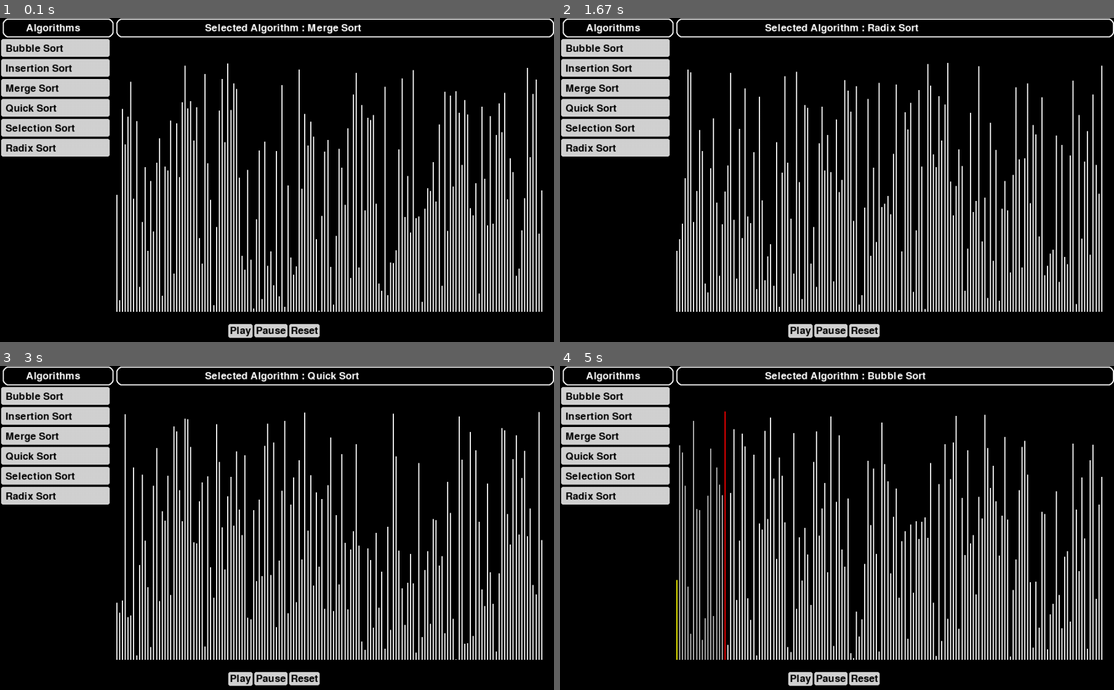
Above: before the commit, frames 1-4 (two rows, left to right).
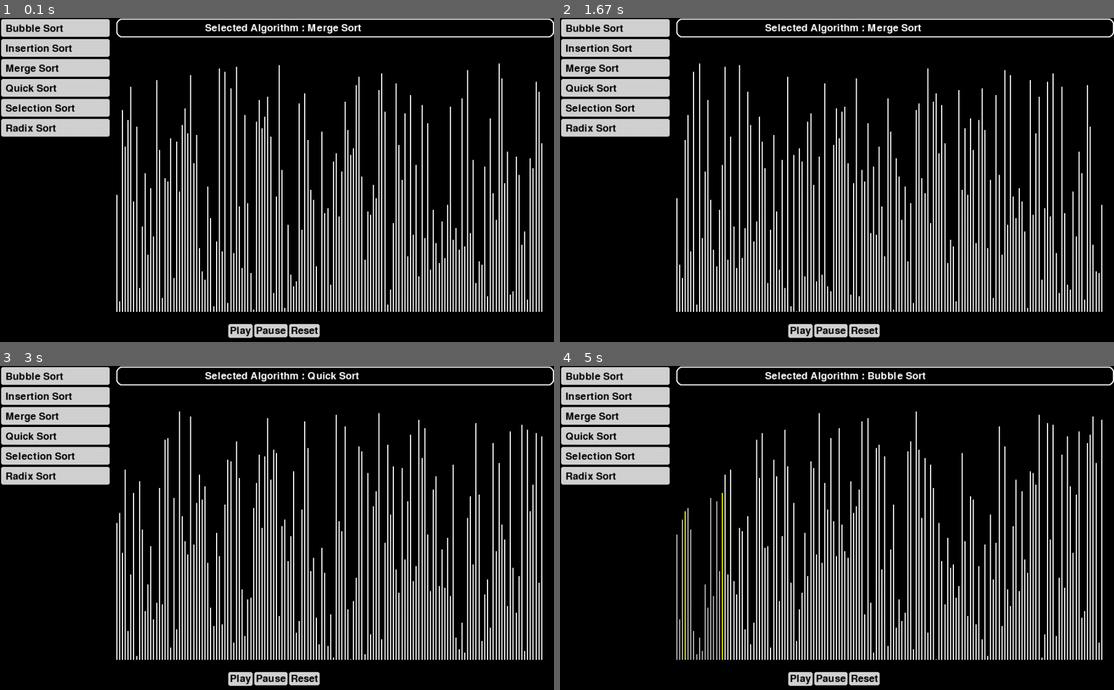
Above: after the commit, the same moments.

Repository: Colilhasnel/AlgorithmVisualizer_pygame
Game: pygame game, started from Visualizer.py
Same seed, same stepped clock (60 frames per second), same inputs: the game is played once before the commit and once after it.
Inputs (mouse positions are in pixels of both pictures, inside the frame that each line leads up to):
- Up to frame 1 (0.1 s): no input
- Up to frame 2 (1.67 s): click "Play" at 0.38 s; click (632, 150) at 0.72 s; click "Reset" at 1.05 s
- Up to frame 3 (3 s): click "Play" at 1.95 s; click "Selection Sort" at 2.28 s; click "Quick Sort" at 2.62 s
- Up to frame 4 (5 s): click "Play" at 3.52 s; click "Selection Sort" at 3.85 s; click "Play" at 4.18 s; click "Bubble Sort" at 4.52 s; click "Play" at 4.85 s

The runs differ from the first frame. In frame 1, 11% of the frame differs, in the area x 0-98%, y 0-91%; in frame 2, 14%; in frame 3, 13%; in frame 4, 16%.

Commit message:
Added different data structure for colors

Diff:
--- a/Visualizer.py
+++ b/Visualizer.py
@@ -8,6 +8,7 @@
 MARGIN_TOP = 20
 MARGIN_LEFT = 210
 MARGIN_RIGHT = 20
+
 
 class global_information:
     fps = 120
@@ -28,13 +29,15 @@
         self.generate_list()
 
     def generate_list(self):
-        self.data_array = random.sample(range(1, 450), self.data_size)
+        step = 450//self.data_size
+        self.data_array = random.sample(range(1, 450, step), self.data_size)
         self.max_height = max(self.data_array)
         self.bar_width = (self.window_width - MARGIN_LEFT - MARGIN_RIGHT) / \
             (2*len(self.data_array)-1)
         self.bar_gap = self.bar_width
-        for i, num in enumerate(self.data_array):
-            self.data_array[i] = [num, 'white']
+        self.colors = []
+        for i in range(0,self.data_size):
+            self.colors.append('white')
         self.sorted = False
 
     def draw_data(self, j=None):
@@ -42,9 +45,9 @@
             for index, element in enumerate(self.data_array):
                 x = MARGIN_LEFT + index * \
                     (self.bar_width + self.bar_gap)
-                y = self.window_height - MARGIN_TOP - element[0]
-                rect = pygame.Rect(x, y, self.bar_width, element[0])
-                pygame.draw.rect(self.window, element[1], rect)
+                y = self.window_height - MARGIN_TOP - element
+                rect = pygame.Rect(x, y, self.bar_width, element)
+                pygame.draw.rect(self.window, self.colors[index], rect)
         else:
             index = j
             element = self.data_array[j]
@@ -53,9 +56,9 @@
             # y = self.window_height - self.margins - 450
             # rect = pygame.Rect(x,y,self.bar_width, 450)
             # pygame.draw.rect(self.window, 'black', rect)
-            y = self.window_height - MARGIN_TOP - element[0]
-            rect = pygame.Rect(x, y, self.bar_width, element[0])
-            pygame.draw.rect(self.window, element[1], rect)
+            y = self.window_height - MARGIN_TOP - element
+            rect = pygame.Rect(x, y, self.bar_width, element)
+            pygame.draw.rect(self.window, self.colors[index], rect)
         pygame.display.update()
 
     def random_gen(self, x, y):
@@ -81,11 +84,6 @@
 def static_screen(global_info):
     menu_button = buttons_class.Button(global_info, 0, 1, "", False, True)
     menu_button.button_rect = pygame.Rect(0, 1, 130, 34)
-
-    pygame.draw.rect(global_info.window, 'white', pygame.Rect(5, 1, 200, 34), 2, 10)
-
-    text_1 = global_info.font1.render("Algorithms", True, 'white')
-    global_info.window.blit(text_1, (47, 9))
 
     pygame.draw.rect(global_info.window, 'white',
                      pygame.Rect(MARGIN_LEFT, 1, global_info.window_width - MARGIN_LEFT, 34), 2, 10)
@@ -115,17 +113,17 @@
     algorithm_buttons = {}
 
     algorithm_buttons["Bubble Sort"] = select_algorithm_button(
-        global_info, 1, "Bubble Sort", display_algorithms.bubble_sort)
+        global_info, 0, "Bubble Sort", display_algorithms.bubble_sort)
     algorithm_buttons["Insertion Sort"] = select_algorithm_button(
-        global_info, 2, "Insertion Sort", display_algorithms.insertion_sort)
+        global_info, 1, "Insertion Sort", display_algorithms.insertion_sort)
     algorithm_buttons["Merge Sort"] = select_algorithm_button(
-        global_info, 3, "Merge Sort", display_algorithms.merge_sort)
+        global_info, 2, "Merge Sort", display_algorithms.merge_sort)
     algorithm_buttons["Quick Sort"] = select_algorithm_button(
-        global_info, 4, "Quick Sort", display_algorithms.quick_sort)
+        global_info, 3, "Quick Sort", display_algorithms.quick_sort)
     algorithm_buttons["Selection Sort"] = select_algorithm_button(
-        global_info, 5, "Selection Sort", display_algorithms.selection_sort)
+        global_info, 4, "Selection Sort", display_algorithms.selection_sort)
     algorithm_buttons["Radix Sort"] = select_algorithm_button(
-        global_info, 6, "Radix Sort", display_algorithms.radix_sort)
+        global_info, 5, "Radix Sort", display_algorithms.radix_sort)
 
     for key, value in algorithm_buttons.items():
         if value.check_click():
--- a/display_algorithms.py
+++ b/display_algorithms.py
@@ -1,44 +1,45 @@
 def swap(global_info, x, y):
     global_info.data_array[x], global_info.data_array[y] = global_info.data_array[y], global_info.data_array[x]
+    global_info.colors[x], global_info.colors[y] = global_info.colors[y], global_info.colors[x]
 
 
 def bubble_sort(global_info):
     n = global_info.data_size
     for i in range(0, n-1):
         for j in range(0, n-i-1):
-            global_info.data_array[j][1] = 'red'
+            global_info.colors[j] = 'red'
             # global_info.draw_data(j)
-            if (global_info.data_array[j][0] > global_info.data_array[j+1][0]):
+            if (global_info.data_array[j] > global_info.data_array[j+1]):
                 swap(global_info, j, j+1)
-                global_info.data_array[j][1] = 'grey'
+                global_info.colors[j] = 'grey'
             else:
-                global_info.data_array[j][1] = 'yellow'
+                global_info.colors[j] = 'yellow'
             yield True
         for j in range(0, n-i-1):
-            global_info.data_array[j][1] = 'white'
-        global_info.data_array[n-i-1][1] = 'green'
-    global_info.data_array[0][1] = 'green'
+            global_info.colors[j] = 'white'
+        global_info.colors[n-i-1] = 'green'
+    global_info.colors[0] = 'green'
     global_info.sorted = True
     yield True
 
 
 def insertion_sort(global_info):
     n = global_info.data_size
-    global_info.data_array[0][1] = 'grey'
+    global_info.colors[0] = 'grey'
     for i in range(1, n):
-        global_info.data_array[i][1] = 'red'
+        global_info.colors[i] = 'red'
         curr = global_info.data_array[i]
         j = i-1
-        while ((global_info.data_array[j][0] > curr[0]) & (j >= 0)):
+        while ((global_info.data_array[j] > curr) & (j >= 0)):
             global_info.data_array[j+1] = global_info.data_array[j]
             global_info.data_array[j] = curr
             # global_info.draw_data(j)
             # global_info.draw_data(j+1)
             j = j-1
             yield True
-        global_info.data_array[j+1][1] = 'grey'
+        global_info.colors[j+1] = 'grey'
     for i in range(0, n):
-        global_info.data_array[i][1] = 'green'
+        global_info.colors[i] = 'green'
         yield True
     global_info.sorted = True
     yield True
@@ -47,21 +48,21 @@
 def quick_sort(global_info):
 
     def partition(l, r):
-        global_info.data_array[r][1] = 'red'
-        pivot = global_info.data_array[r][0]
+        global_info.colors[r] = 'red'
+        pivot = global_info.data_array[r]
         i = l - 1
         for j in range(l, r):
-            if global_info.data_array[j][0] < pivot:
+            if global_info.data_array[j] < pivot:
                 i = i + 1
-                global_info.data_array[j][1] = 'cyan'
+                global_info.colors[j] = 'cyan'
                 swap(global_info, i, j)
             else:
-                global_info.data_array[j][1] = 'yellow'
+                global_info.colors[j] = 'yellow'
             yield False
         yield True
         for j in range(l, r):
-            global_info.data_array[j][1] = 'white'
-        global_info.data_array[r][1] = 'green'
+            global_info.colors[j] = 'white'
+        global_info.colors[r] = 'green'
         swap(global_info, i+1, r)
         yield i+1
 
@@ -84,7 +85,7 @@
         yield True
 
     for i in range(0, global_info.data_size):
-        global_info.data_array[i][1] = 'green'
+        global_info.colors[i] = 'green'
         yield True
 
     global_info.sorted = True
@@ -100,11 +101,11 @@
         arr2 = []
         for i in range(0, n1):
             arr1.append(global_info.data_array[l + i])
-            global_info.data_array[l+i][1] = 'yellow'
+            global_info.colors[l+i] = 'yellow'
             yield False
         for i in range(0, n2):
             arr2.append(global_info.data_array[mid + i + 1])
-            global_info.data_array[mid + i + 1][1] = 'cyan'
+            global_info.colors[mid + i + 1] = 'cyan'
             yield False
 
         p1 = 0
@@ -112,29 +113,29 @@
         p = l
 
         while (p1 < n1 and p2 < n2):
-            if (arr1[p1][0] < arr2[p2][0]):
+            if (arr1[p1] < arr2[p2]):
                 global_info.data_array[p] = arr1[p1]
-                global_info.data_array[p][1] = 'grey'
+                global_info.colors[p] = 'grey'
                 yield False
                 p = p+1
                 p1 = p1+1
             else:
                 global_info.data_array[p] = arr2[p2]
-                global_info.data_array[p][1] = 'grey'
+                global_info.colors[p] = 'grey'
                 yield False
                 p = p+1
                 p2 = p2+1
 
         while (p1 < n1):
             global_info.data_array[p] = arr1[p1]
-            global_info.data_array[p][1] = 'grey'
+            global_info.colors[p]= 'grey'
             yield False
             p = p + 1
             p1 = p1+1
 
         while (p2 < n2):
             global_info.data_array[p] = arr2[p2]
-            global_info.data_array[p][1] = 'grey'
+            global_info.colors[p] = 'grey'
             yield False
             p = p+1
             p2 = p2+1
@@ -163,7 +164,7 @@
         yield True
 
     for i in range(0, global_info.data_size):
-        global_info.data_array[i][1] = 'green'
+        global_info.colors[i] = 'green'
         yield True
 
     global_info.sorted = True
@@ -173,17 +174,17 @@
 def selection_sort(global_info):
     for i in range(global_info.data_size):
         for j in range(i+1, global_info.data_size):
-            global_info.data_array[j][1] = 'white'
-        global_info.data_array[i][1] = 'yellow'
+            global_info.colors[j] = 'white'
+        global_info.colors[i] = 'yellow'
         min_idx = i
         for j in range(i+1, global_info.data_size):
-            if (global_info.data_array[min_idx][0] > global_info.data_array[j][0]):
+            if (global_info.data_array[min_idx] > global_info.data_array[j]):
                 min_idx = j
-                global_info.data_array[min_idx][1] = 'red'
-            yield True
-            global_info.data_array[j][1] = 'grey'
-        global_info.data_array[i][1] = 'grey'
-        global_info.data_array[min_idx][1] = 'green'
+                global_info.colors[min_idx] = 'red'
+            yield True
+            global_info.colors[j] = 'grey'
+        global_info.colors[i] = 'grey'
+        global_info.colors[min_idx] = 'green'
         swap(global_info, i, min_idx)
         yield True
 
@@ -222,7 +223,7 @@
             global_info.data_array[i][0] = output[i]
             yield True
 
-    max1= -1
+    max1 = -1
     for i in global_info.data_array:
         max1 = max(max1, i[0])
 
